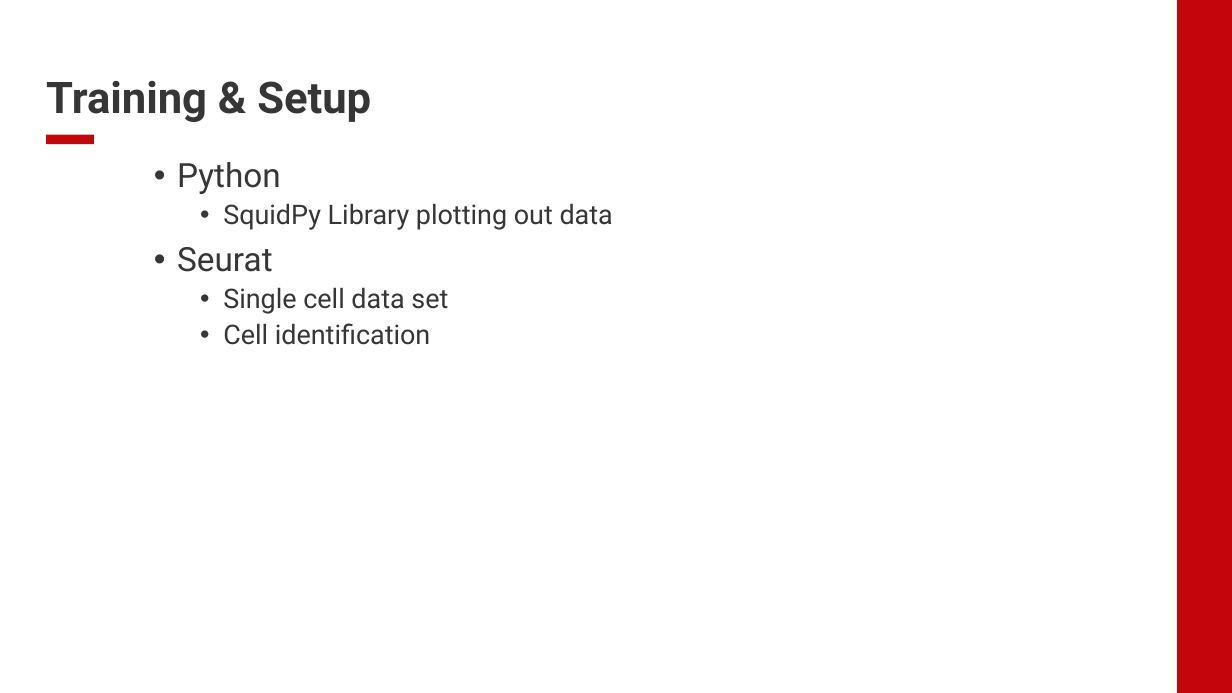
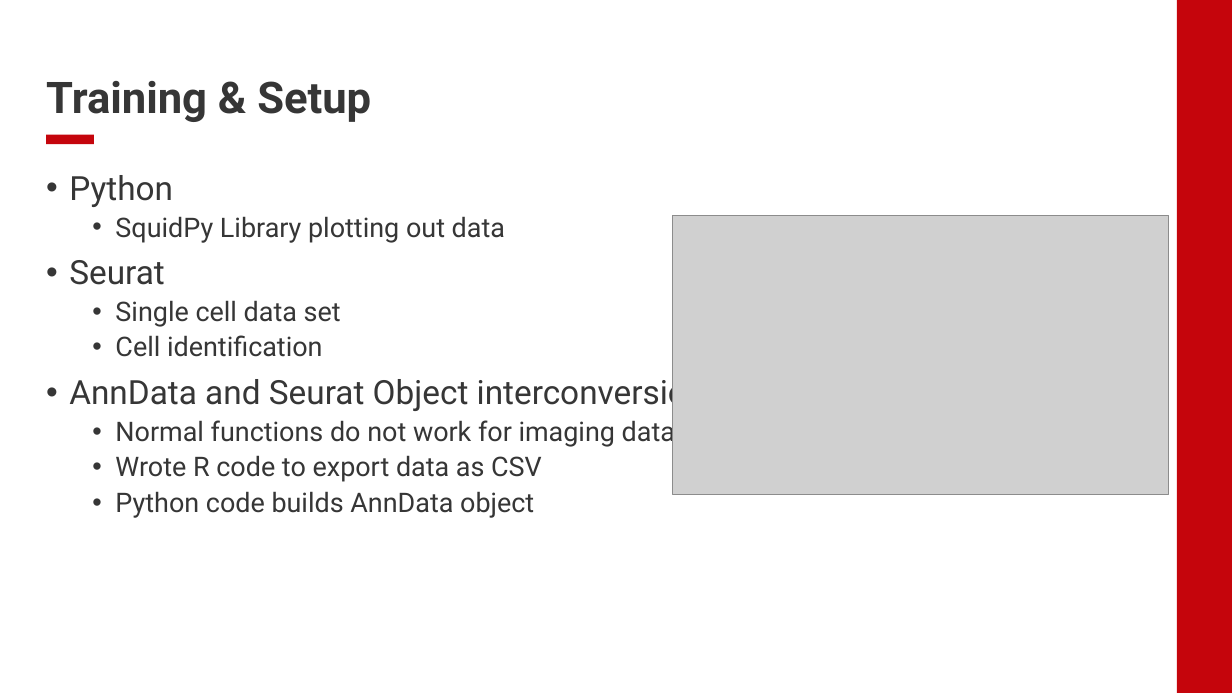
Before and after one commit to EDJohns/2025-Dinh-Lab-Research-Project, a slide deck: slide 4 of Shapiro 2025 Project/Weekly Updates/Week 1 Update.pptx. Drawn at 1232x693 pixels with LibreOffice and Linux fonts; fonts in the diff are those of the drawing; grey boxes stand for pictures; background and template pictures are left out. Boxes give left, top, right and bottom in pixels: in the first picture for what was removed or moved away, otherwise in the second. Text is boxed around its words. In the diff, an @@ line names an element or a change of style, - is before the commit and + after.

Commit message:
Powerpoint Updates

```diff
--- a/Shapiro 2025 Project/Weekly Updates/Week 1 Update.pptx
+++ b/Shapiro 2025 Project/Weekly Updates/Week 1 Update.pptx
@@ text "Python": place and size @@
-text "Python" at <box>177,162,613,345</box>
+text "Python" at <box>69,175,706,518</box>
@@ picture added at <box>673,215,1169,494</box> @@
@@ text at <box>69,373,706,518</box>: paragraphs added @@
+• AnnData and Seurat Object interconversion
+  • Normal functions do not work for imaging data
+  • Wrote R code to export data as CSV
+  • Python code builds AnnData object
```
Also in this commit, not shown: 1 other slide changed, 4 slides added, 3 slides removed, 5 other files.
